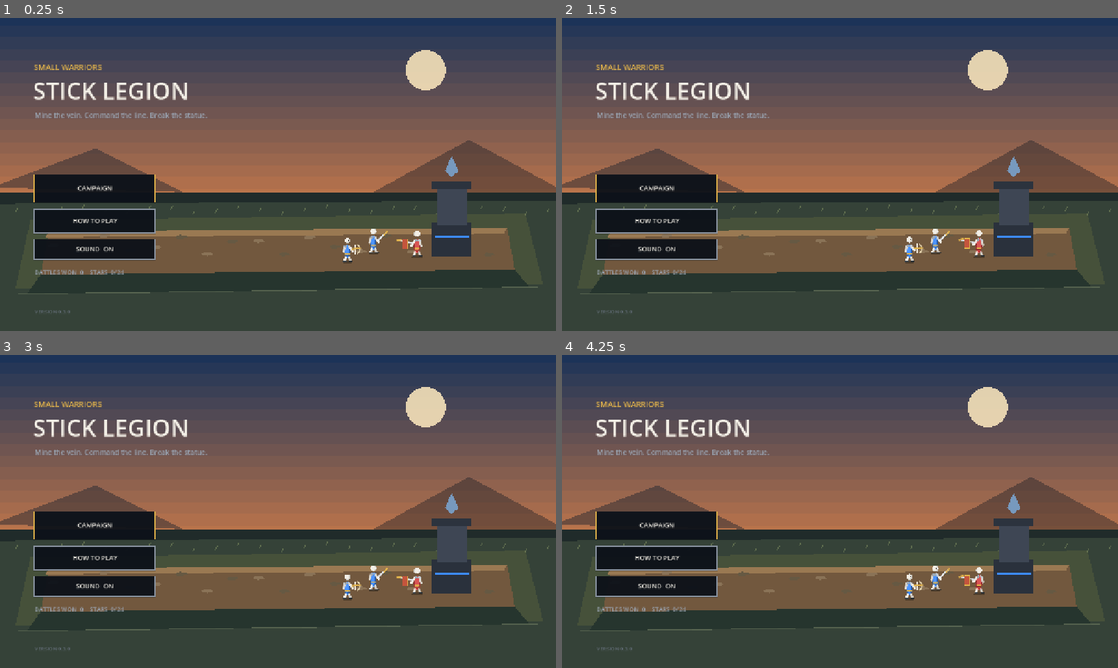
Above: before the commit, frames 1-4 (two rows, left to right).
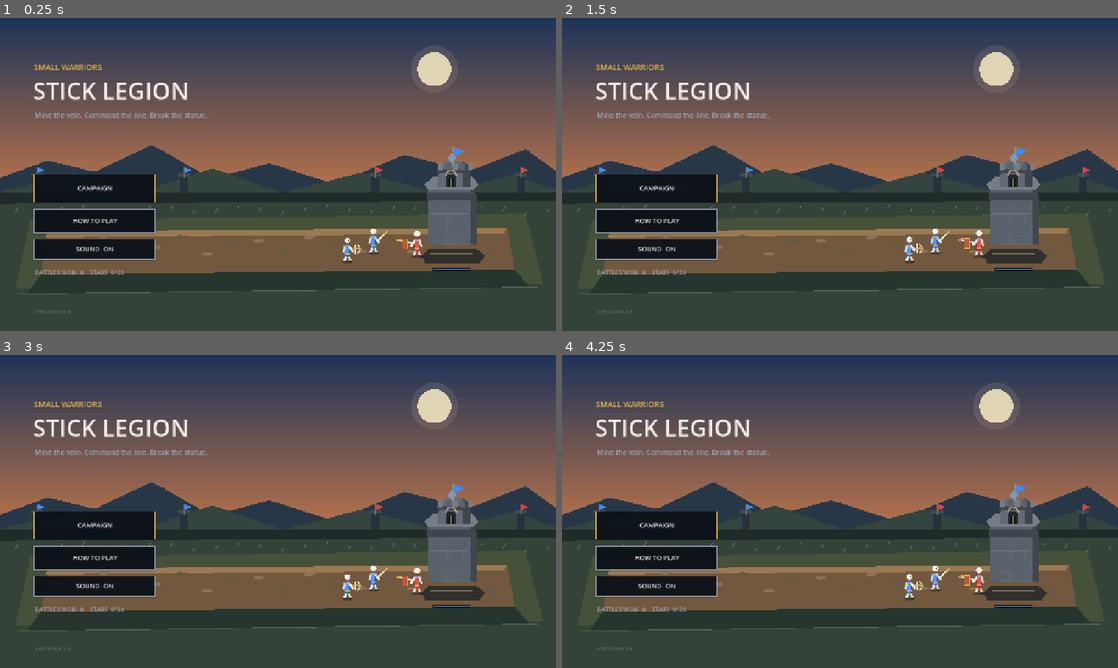
Above: after the commit, the same moments.

Repository: Abolfazlsoltan/Game2
Game: Godot game, scene res://scenes/main.tscn
The game is run twice, just before and just after one commit, with the same random seed, the same clock (stepped at 60 frames per second) and the same inputs.
Inputs (mouse positions are in pixels of both pictures, inside the frame that each line leads up to):
- Up to frame 1 (0.25 s): no input
- Up to frame 2 (1.5 s): tap Enter at 0.5 s; move the mouse to (962, 158) at 0.52 s; hold D 0.53-1.25 s; tap J at 0.6 s; click (962, 158) at 0.67 s; tap Space at 0.77 s; drag from (728, 190) to (812, 237) at 1.27 s
- Up to frame 3 (3 s): tap Space at 2 s; move the mouse to (333, 442) at 2.02 s; hold D 2.03-2.75 s; tap 2 at 2.1 s; tap Enter at 2.75 s; drag from (250, 574) to (111, 464) at 2.77 s
- Up to frame 4 (4.25 s): move the mouse to (1006, 558) at 3.52 s; hold A from 3.53 s (still down); tap 4 at 3.6 s; tap Space at 3.77 s

The runs differ from the first frame. In frame 1, 11% of the frame differs, in the area x 0-100%, y 8-81%; in frame 2, 11%; in frame 3, 11%; in frame 4, 11%.

Commit message:
Add layered scenery and dimensional fortress monuments

Diff:
--- a/scripts/game.gd
+++ b/scripts/game.gd
@@ -1289,12 +1289,30 @@
 	var cols: Array = _sky_colors()
 	var top: Color = cols[0]
 	var bot: Color = cols[1]
-	for i in 16:
-		var t := float(i) / 16.0
-		draw_rect(Rect2(-30, t * 430.0 - 10.0, W + 60.0, 40.0), top.lerp(bot, t))
-	draw_circle(Vector2(980, 120), 46, Color(1, 0.92, 0.75, 0.85 if int(_stage()["sky"]) != 5 else 0.25))
-	draw_colored_polygon(PackedVector2Array([Vector2(-20, 390), Vector2(220, 300), Vector2(420, 400)]), Color(0.1, 0.13, 0.18, 0.45))
-	draw_colored_polygon(PackedVector2Array([Vector2(860, 400), Vector2(1080, 280), Vector2(1320, 410)]), Color(0.08, 0.1, 0.14, 0.4))
+	for i in 24:
+		var t := float(i) / 24.0
+		draw_rect(Rect2(-30, t * 430.0 - 10.0, W + 60.0, 24.0), top.lerp(bot, t))
+	var night := int(_stage()["sky"]) == 5
+	var sun_col := Color("#fff0c7") if not night else Color("#b8c8f0")
+	draw_circle(Vector2(1000, 118), 54, Color(sun_col.r, sun_col.g, sun_col.b, 0.10))
+	draw_circle(Vector2(1000, 118), 39, Color(sun_col.r, sun_col.g, sun_col.b, 0.82))
+	draw_colored_polygon(PackedVector2Array([
+		Vector2(-40, 382), Vector2(110, 328), Vector2(218, 354), Vector2(350, 292),
+		Vector2(488, 370), Vector2(620, 334), Vector2(770, 382), Vector2(930, 315),
+		Vector2(1080, 352), Vector2(1210, 302), Vector2(1320, 380), Vector2(1320, 440), Vector2(-40, 440)
+	]), Color("#283747"))
+	draw_colored_polygon(PackedVector2Array([
+		Vector2(-30, 408), Vector2(170, 358), Vector2(330, 398), Vector2(490, 346),
+		Vector2(650, 402), Vector2(830, 356), Vector2(1020, 404), Vector2(1180, 360),
+		Vector2(1320, 410), Vector2(1320, 450), Vector2(-30, 450)
+	]), Color("#34443f"))
+	for ruin_x in [76.0, 414.0, 856.0, 1190.0]:
+		draw_rect(Rect2(ruin_x, 365, 18, 48), Color("#27323a"))
+		draw_rect(Rect2(ruin_x - 5, 358, 28, 8), Color("#3e4b50"))
+		draw_line(Vector2(ruin_x + 9, 343), Vector2(ruin_x + 9, 368), Color("#7d6a52"), 2.0)
+		draw_colored_polygon(PackedVector2Array([
+			Vector2(ruin_x + 10, 344), Vector2(ruin_x + 28, 350), Vector2(ruin_x + 10, 357)
+		]), BLUE if ruin_x < 640.0 else RED)
 
 func _draw_ground() -> void:
 	draw_rect(Rect2(-30, 400, W + 60, 340), Color("#202b2a"))
@@ -1341,15 +1359,60 @@
 
 func _draw_statue(x: float, ratio: float, friendly: bool) -> void:
 	var team := BLUE if friendly else RED
-	draw_rect(Rect2(x - 46, 470, 92, 78), Color("#2a313c"))
-	draw_rect(Rect2(x - 34, 392, 68, 86), Color("#3e4654"))
-	draw_rect(Rect2(x - 46, 376, 92, 18), Color("#2c333e"))
-	draw_colored_polygon(PackedVector2Array([Vector2(x, 318), Vector2(x + 16, 352), Vector2(x, 366), Vector2(x - 16, 352)]), team.lerp(GOLD, 0.35))
-	draw_rect(Rect2(x - 40, 500, 80 * clampf(ratio, 0.0, 1.0), 6), team)
-	if ratio < 0.66:
-		draw_line(Vector2(x - 10, 400), Vector2(x + 8, 450), Color(0, 0, 0, 0.45), 2.0)
-	if ratio < 0.33:
-		draw_line(Vector2(x + 12, 410), Vector2(x - 6, 468), Color(0, 0, 0, 0.55), 2.0)
+	var stone := Color("#59616b") if friendly else Color("#63504f")
+	var shade := stone.darkened(0.28)
+	var light := stone.lightened(0.18)
+	# Perspective base and layered stone keep.
+	draw_colored_polygon(PackedVector2Array([
+		Vector2(x - 70, 548), Vector2(x - 52, 530), Vector2(x + 57, 530),
+		Vector2(x + 76, 548), Vector2(x + 64, 564), Vector2(x - 61, 564)
+	]), Color("#171f24", 0.72))
+	draw_colored_polygon(PackedVector2Array([
+		Vector2(x - 54, 388), Vector2(x + 42, 388), Vector2(x + 58, 410),
+		Vector2(x + 58, 522), Vector2(x - 54, 522)
+	]), stone)
+	draw_colored_polygon(PackedVector2Array([
+		Vector2(x + 42, 388), Vector2(x + 59, 408), Vector2(x + 59, 522), Vector2(x + 42, 522)
+	]), shade)
+	draw_colored_polygon(PackedVector2Array([
+		Vector2(x - 64, 383), Vector2(x - 43, 366), Vector2(x + 48, 366),
+		Vector2(x + 62, 383), Vector2(x + 47, 397), Vector2(x - 52, 397)
+	]), light)
+	draw_rect(Rect2(x - 58, 402, 103, 18), shade)
+	for row in 4:
+		for col in 3:
+			var bx := x - 42.0 + float(col) * 30.0 + (8.0 if row % 2 == 1 else 0.0)
+			var by := 427.0 + float(row) * 25.0
+			draw_rect(Rect2(bx, by, 24, 18), Color("#f0d7a4", 0.07), false, 1.0)
+	for seam_y in [424.0, 450.0, 477.0, 503.0]:
+		draw_line(Vector2(x - 49, seam_y), Vector2(x + 39, seam_y), Color("#c2b59d", 0.36), 1.5)
+	# Tall central tower, crenellations and deep-set gate.
+	draw_colored_polygon(PackedVector2Array([
+		Vector2(x - 33, 388), Vector2(x - 28, 341), Vector2(x - 15, 329),
+		Vector2(x + 24, 329), Vector2(x + 37, 341), Vector2(x + 42, 388)
+	]), stone.lightened(0.06))
+	draw_colored_polygon(PackedVector2Array([
+		Vector2(x + 24, 329), Vector2(x + 42, 341), Vector2(x + 42, 388), Vector2(x + 24, 388)
+	]), shade)
+	draw_rect(Rect2(x - 34, 348, 78, 9), shade)
+	for crenel in 5:
+		var cx := x - 31.0 + float(crenel) * 17.0
+		draw_rect(Rect2(cx, 334, 11, 15), light if crenel % 2 == 0 else stone)
+	draw_rect(Rect2(x - 13, 361, 23, 27), Color("#222a31"))
+	draw_arc(Vector2(x - 1.5, 362), 11.5, PI, TAU, 16, Color("#b9a98a"), 2.0, true)
+	draw_rect(Rect2(x - 8, 369, 13, 19), Color("#111a20"))
+	draw_line(Vector2(x - 2, 369), Vector2(x - 2, 387), Color("#8f7651"), 1.0)
+	# Original team pennant and bright core.
+	draw_line(Vector2(x + 4, 296), Vector2(x + 4, 337), Color("#a88a5d"), 3.0, true)
+	draw_colored_polygon(PackedVector2Array([
+		Vector2(x + 5, 298), Vector2(x + 31, 306), Vector2(x + 5, 319)
+	]), team)
+	draw_colored_polygon(PackedVector2Array([
+		Vector2(x, 310), Vector2(x + 10, 322), Vector2(x, 334), Vector2(x - 10, 322)
+	]), team.lerp(GOLD, 0.38))
+	draw_line(Vector2(x - 48, 543), Vector2(x + 48, 543), Color("#d7bd8b", 0.45), 2.0)
+	draw_rect(Rect2(x - 44, 574, 88, 8), Color(0, 0, 0, 0.62))
+	draw_rect(Rect2(x - 42, 576, 84.0 * clampf(ratio, 0.0, 1.0), 4), team)
 
 func _draw_shot(p: Dictionary) -> void:
 	var a := Vector2(float(p["x"]), float(p["y"]))
